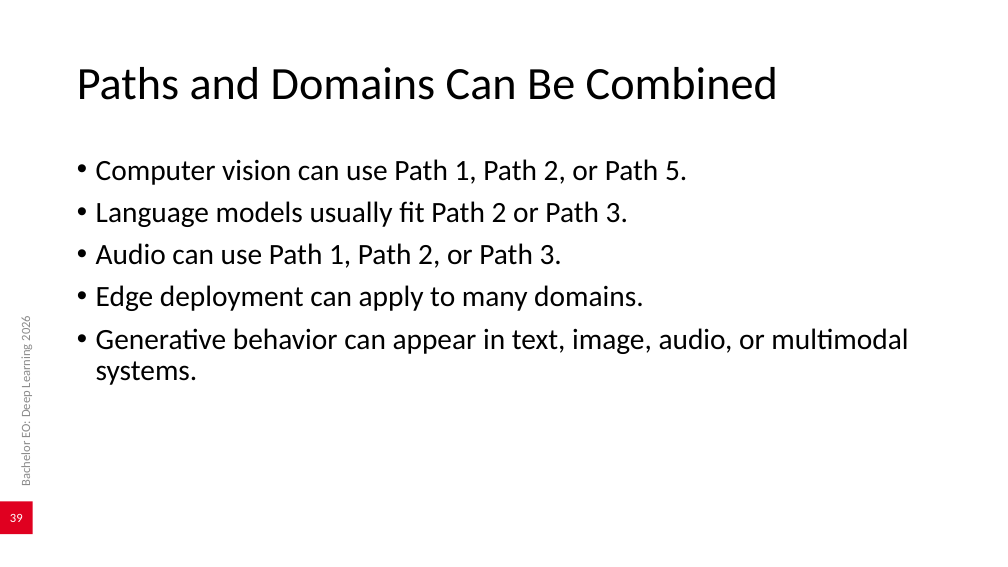
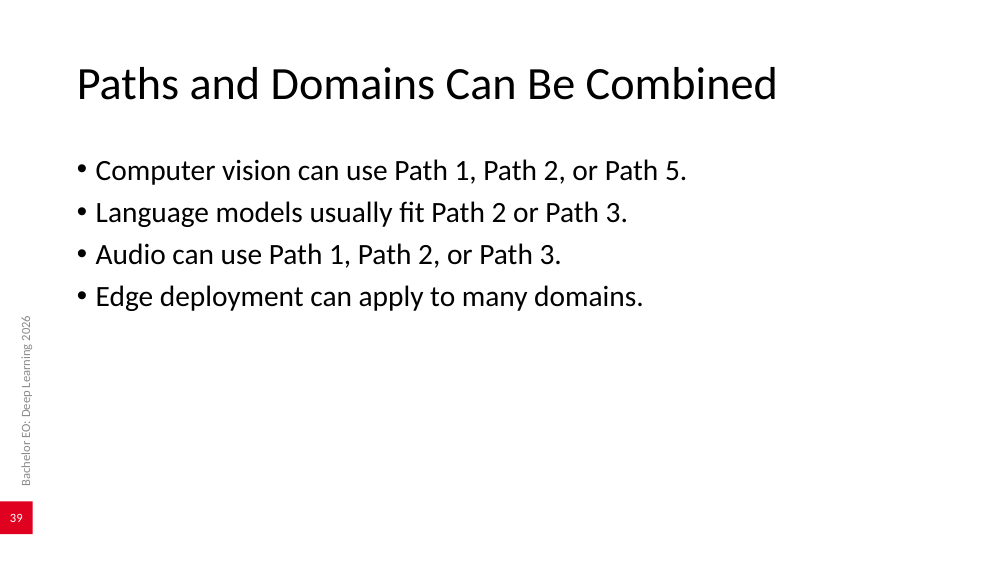
Before and after one commit to AlexanderDhoore/deep-learning-2026, a slide deck: slide 39 of slides/deep-learning-project-domains.pptx. Drawn at 1008x567 pixels with LibreOffice and Linux fonts; fonts in the diff are those of the drawing; background and template pictures are left out. Boxes give left, top, right and bottom in pixels: in the first picture for what was removed or moved away, otherwise in the second. Text is boxed around its words. In the diff, an @@ line names an element or a change of style, - is before the commit and + after.

```diff
--- a/slides/deep-learning-project-domains.pptx
+++ b/slides/deep-learning-project-domains.pptx
@@ text at (x1=96, y1=328, x2=908, y2=385): paragraph removed @@
-• Generative behavior can appear in text, image, audio, or multimodal systems.
```
Also in this commit, not shown: 8 other slides changed, 1 other file.
